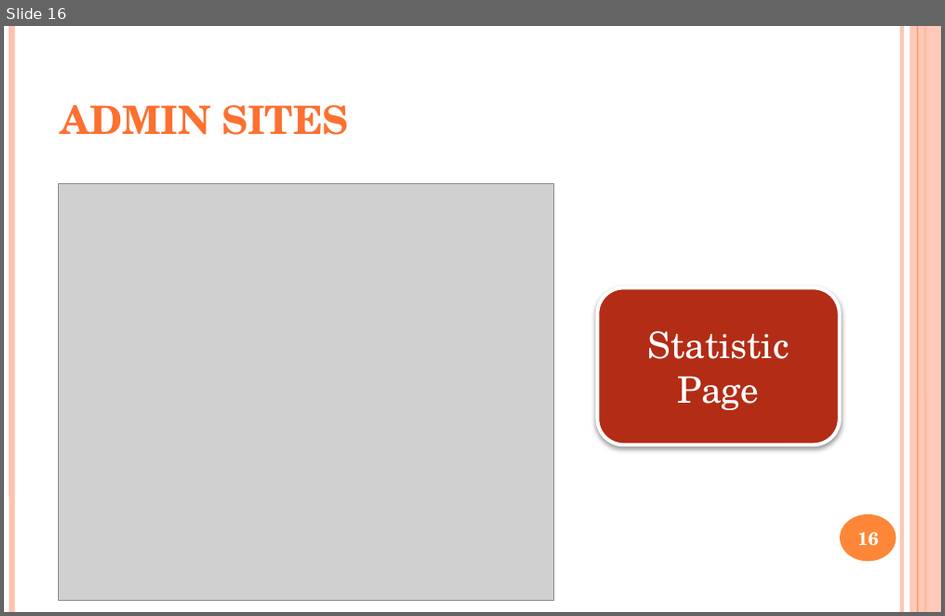
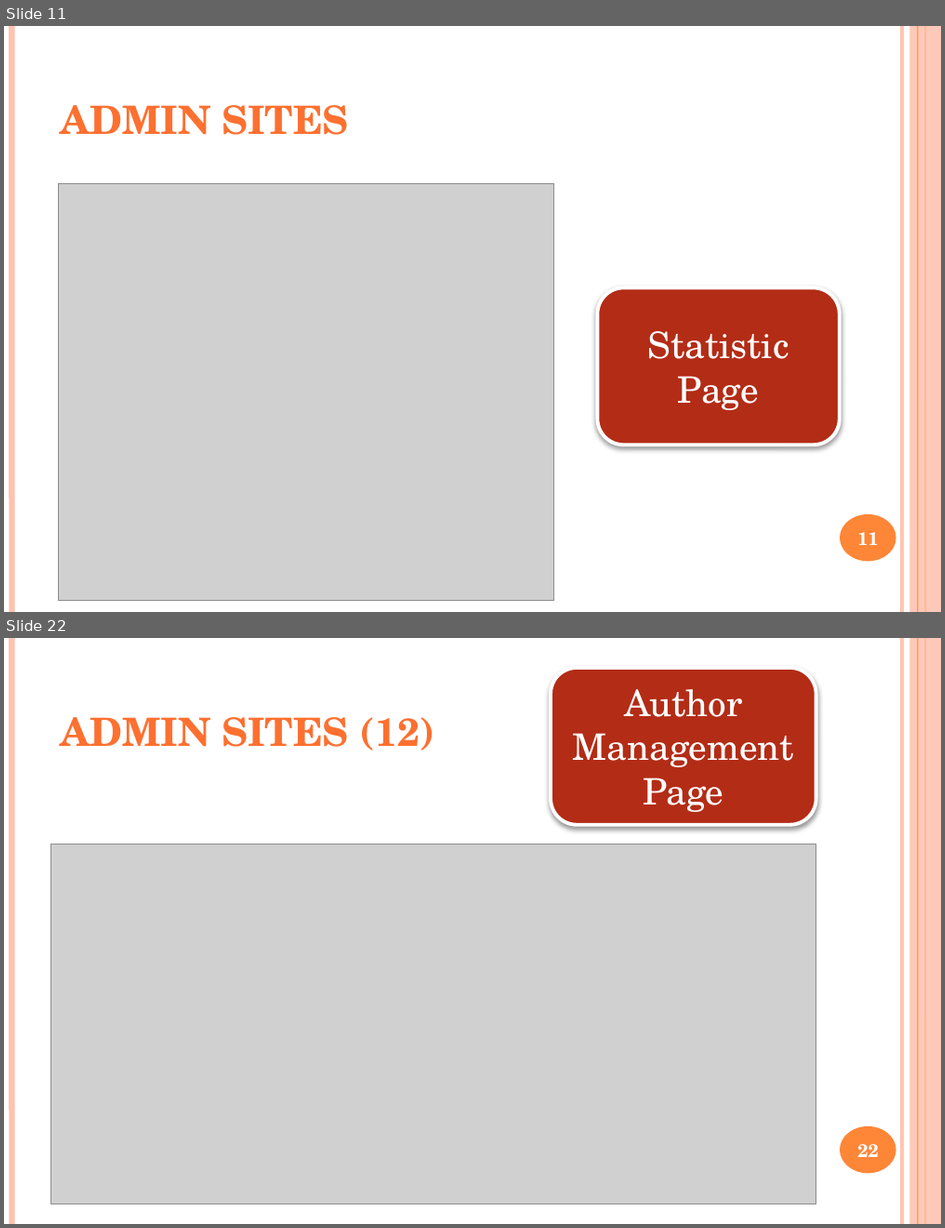
Before and after one commit to yutovsjohan/final_project, a slide deck: document_final/final_project.pptx. Shown one above the other, each under a label of ours: slide 16 before the commit, slides 11 and 22 after it; the slides between them are not shown. The pictures are 945x616 and 945x1228 pixels, drawn with LibreOffice and Linux fonts; fonts in the diff are those of the drawing; grey boxes stand for pictures. Boxes give left, top, right and bottom in pixels: in the first picture for what was removed or moved away, otherwise in the second. Text is boxed around its words. In the diff, an @@ line names an element or a change of style, - is before the commit and + after.

Commit message:
role, product management
- add Role management (add, edit, delete)
- add product detail admin (add, upload image, edit)
- fix error, update code, update UI

```diff
--- a/document_final/final_project.pptx
+++ b/document_final/final_project.pptx
@@ slide 22 added at box(4, 638, 941, 1224), background #FFFFFF; not listed: 6 template elements that a slide beside it also shows @@
@@ rounded rectangle added at box(551, 668, 816, 826), fill #B32C16, outline #FFFFFF 2.75 pt, 28 pt, text #FFFFFF @@
+Author Management Page
@@ title added at box(60, 717, 436, 751), 30 pt, text gradient #FF8D61 to #FE7131 to #EB6A15 to #CB601A to #C75E1A, bold @@
+ADMIN SITES (12)
@@ picture added at box(50, 844, 817, 1204) @@
@@ page number added at box(858, 1144, 879, 1157), 14 pt, text #FFFFFF, bold @@
+22
@@ what was slide 16 is now slide 11 @@
@@ page number at box(858, 532, 879, 545): text changed @@
-16
+11
```
Also in this commit, not shown: 14 slides changed, 17 other slides added, 41 other files.
